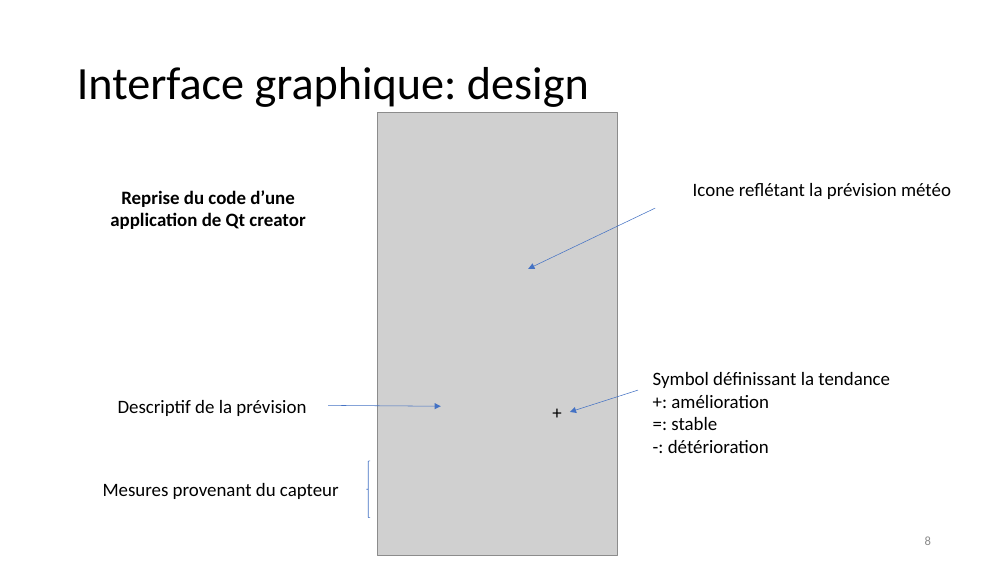
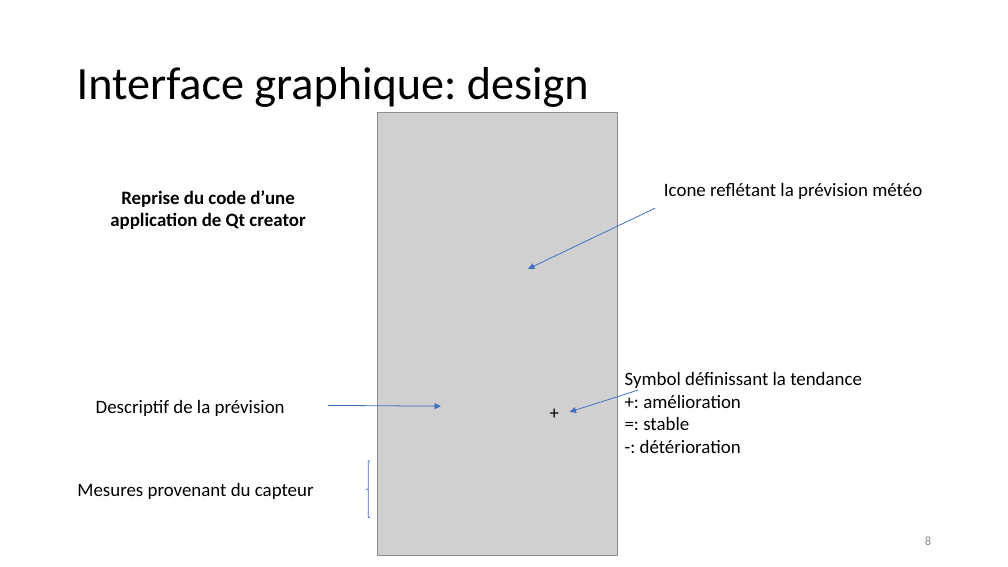
Before and after one commit to jeromelane/WeatherCheckingRpi, a slide deck: slide 8 of weathercheckingrpi/doc/Presentations/projet_meteo_JL_KG_17042019v2.pptx. Drawn at 1008x567 pixels with LibreOffice and Linux fonts; fonts in the diff are those of the drawing; grey boxes stand for pictures. Boxes give left, top, right and bottom in pixels: in the first picture for what was removed or moved away, otherwise in the second. Text is boxed around its words. In the diff, an @@ line names an element or a change of style, - is before the commit and + after.

```diff
--- a/weathercheckingrpi/doc/Presentations/projet_meteo_JL_KG_17042019v2.pptx
+++ b/weathercheckingrpi/doc/Presentations/projet_meteo_JL_KG_17042019v2.pptx
@@ text "Icone reflétant la prévision météo" moved from (x1=693, y1=183, x2=951, y2=199) to (x1=664, y1=183, x2=922, y2=199) @@
@@ arrow removed from (656, 208) to (529, 269) @@
@@ freeform shape added at (x1=529, y1=208, x2=656, y2=268), outline #3F6FC3 0.75 pt @@
@@ text "Symbol définissant la tendance" moved from (x1=653, y1=372, x2=890, y2=453) to (x1=625, y1=372, x2=862, y2=453) @@
@@ text "Descriptif de la prévision" moved from (x1=118, y1=400, x2=306, y2=416) to (x1=96, y1=400, x2=285, y2=416) @@
@@ arrow removed from (328, 405) to (441, 406) @@
@@ freeform shape added at (x1=328, y1=405, x2=441, y2=406), outline #3F6FC3 0.75 pt @@
@@ arrow removed from (638, 390) to (570, 412) @@
@@ freeform shape added at (x1=570, y1=390, x2=638, y2=412), outline #3F6FC3 0.75 pt @@
@@ text "Mesures provenant du capteur" moved from (x1=103, y1=483, x2=339, y2=499) to (x1=77, y1=483, x2=314, y2=499) @@
```
Also in this commit, not shown: 17 other slides changed, 21 other files.
